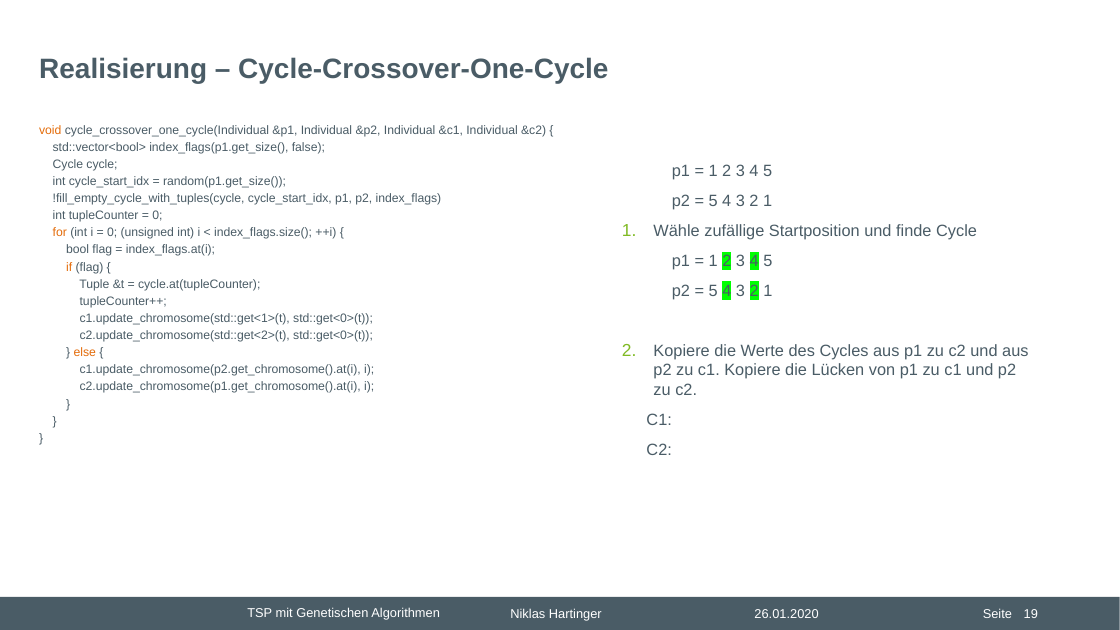
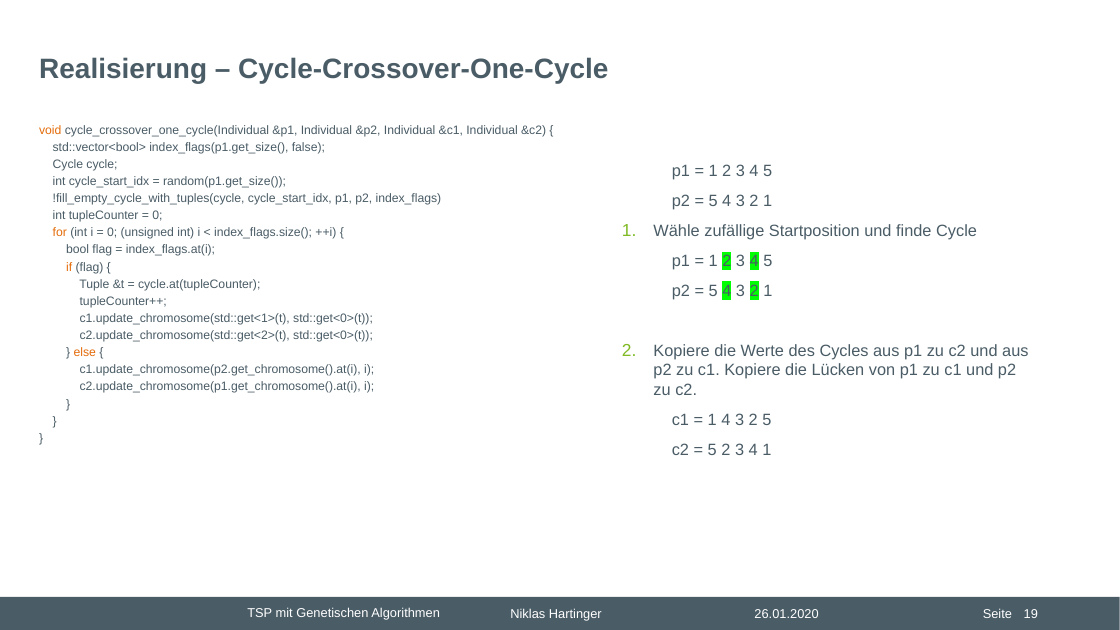
Before and after one commit to nhrt/Genetic-Algorithms, a slide deck: slide 19 of Projektvortrag/Präsentation Projektvortrag.pptx. Drawn at 1120x630 pixels with LibreOffice and Linux fonts; fonts in the diff are those of the drawing; background and template pictures are left out. Boxes give left, top, right and bottom in pixels: in the first picture for what was removed or moved away, otherwise in the second. Text is boxed around its words. In the diff, an @@ line names an element or a change of style, - is before the commit and + after.

```diff
--- a/Projektvortrag/Präsentation Projektvortrag.pptx
+++ b/Projektvortrag/Präsentation Projektvortrag.pptx
@@ text at box(672, 413, 771, 455): text changed @@
-  C1:
-  C2:
+    c1 = 1 4 3 2 5
+    c2 = 5 2 3 4 1
```
Also in this commit, not shown: 18 other slides changed, 15 other files.
